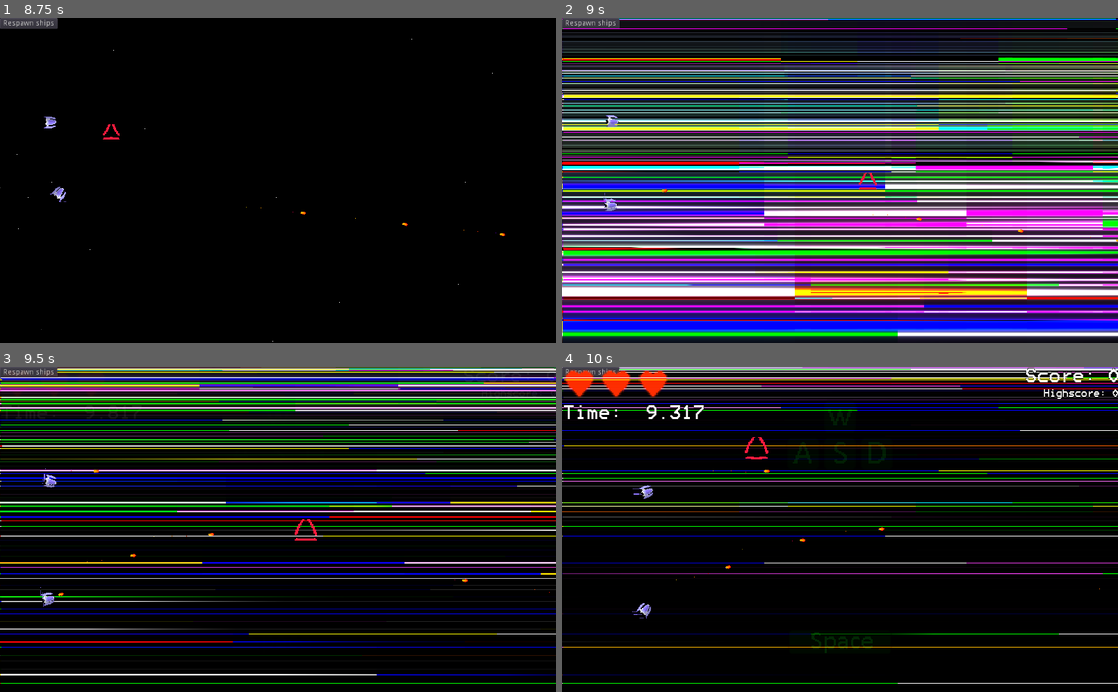
Above: before the commit, frames 1-4 (two rows, left to right).
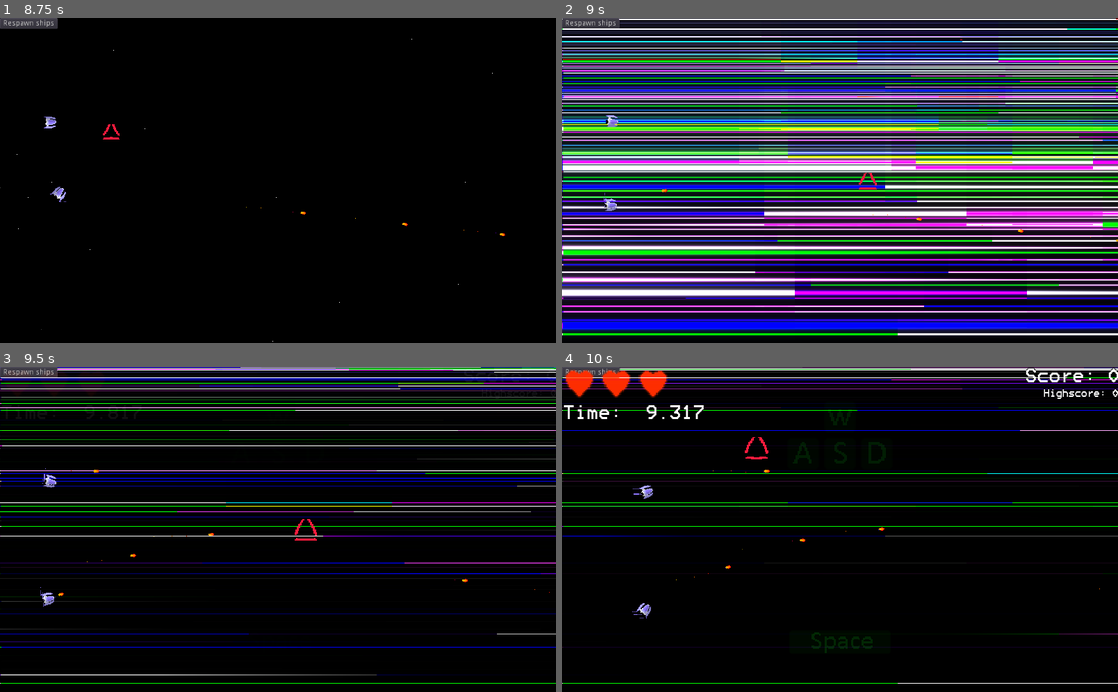
Above: after the commit, the same moments.

Repository: pigslyer/SlipspaceEscapades
Game: Godot game, scene res://GaryScenes/BiggerWorld/BiggerWorld.tscn
Two runs of this game, one before a commit and one after it. Both use one fixed random seed, a clock stepped at 60 frames per second and the inputs below. This scene is started directly instead of the project's main scene. Sound files missing from this copy of the repository are replaced by a short silence.
Inputs (mouse positions are in pixels of both pictures, inside the frame that each line leads up to):
- Up to frame 1 (8.75 s): click "Respawn ships" at 0.5 s; click "Respawn ships" at 1.25 s; click "Respawn ships" at 2 s; click "Begin" at 2.75 s; click "Begin" at 3.5 s; tap Enter (ui_accept) at 4.25, 4.52, 5.27, 6.77, 7.52, 8.27 s; move the mouse to (400, 164) at 4.27 s; hold D (move_right) 4.28-5.03 s; hold Space (shoot) 4.28-5.03 s; move the mouse to (166, 196) at 5.02 s; hold S (move_down) 5.03-5.78 s; tap Q (test_powerup) at 5.1, 6.6, 8.1 s; move the mouse to (333, 109) at 5.77 s; hold D (move_right) 5.78-6.53 s; hold Space (shoot) 5.78-6.53 s; move the mouse to (250, 245) at 6.52 s; hold W (move_up) 6.53-7.28 s; move the mouse to (444, 229) at 7.27 s; hold Space (shoot) 7.28-8.03 s; hold A (move_left) from 7.28 s (still down); move the mouse to (111, 131) at 8.02 s
- Up to frame 2 (9 s): move the mouse to (867, 180) at 8.77 s; release A (move_left) at 8.78 s; hold S (move_down) from 8.78 s (still down); hold Space (shoot) from 8.78 s (still down)
- Up to frame 3 (9.5 s): keep holding S (move_down); keep holding Space (shoot)
- Up to frame 4 (10 s): move the mouse to (756, 448) at 9.52 s; release S (move_down) at 9.53 s; release Space (shoot) at 9.53 s; hold D (move_right) from 9.53 s (still down); tap Q (test_powerup) at 9.6 s; tap Enter (ui_accept) at 9.77 s

Frame 1 is identical in both runs. In frame 2, 69% of the frame differs, in the area x 0-100%, y 0-100%; in frame 3, 24%; in frame 4, 8.6%.

Commit message:
scores, shield now dissipates when game is over, made slipstream less epilepsy inducing

Diff:
--- a/Assets/Asset Scenes/RainbowStreamBackground.tres
+++ b/Assets/Asset Scenes/RainbowStreamBackground.tres
@@ -32,7 +32,7 @@
 	vec3 color = texelFetch(streamColors, ivec2( int((Time() + uv.x * delay) * float(streamLength)) % streamLength + index * streamLength, 0), 0).rgb;
 
 	float dist = GetDistance(uv, height, delay);
-	return vec4(color, max(0.0, ((size - dist) / dist) * 0.01));
+	return vec4(color, max(0.0, ((size - dist) / dist) * 0.005));
 }
 
 void fragment()
--- a/Assets/Asset Scenes/RainbowStreamShader.gd
+++ b/Assets/Asset Scenes/RainbowStreamShader.gd
@@ -1,7 +1,8 @@
 extends Sprite
 
 const COLORS = [
-	Color.red, Color.orange, Color.yellow,
+	#Color.red, Color.orange, Color.yellow,
+	Color.blueviolet, Color.darkviolet, Color.indigo,
 	Color.green, Color.blue, Color.violet,
 	Color.green, Color.blue, Color.violet,
 	Color.green, Color.blue, Color.violet,
--- a/Assets/Asset Scenes/SlipspaceBackground.tscn
+++ b/Assets/Asset Scenes/SlipspaceBackground.tscn
@@ -74,3 +74,4 @@
 centered = false
 script = ExtResource( 5 )
 StreamLength = 10
+BaseHeight = 0.02
--- a/GaryScenes/BiggerWorld/BiggerWorld.gd
+++ b/GaryScenes/BiggerWorld/BiggerWorld.gd
@@ -52,6 +52,7 @@
 	Sounds.PlayMusic(Sounds.MUSIC.NONE);
 	Save.SetHighscore($HUD.GetScore());
 
+	get_tree().call_group("SHIELD","DestroyShield");
 	$Player.SetControlsLocked(true);
 	$Player.RotateRight(true);
 	$SlipspaceBackground.SetSlipspace(false);
@@ -84,6 +85,7 @@
 	_hasLost = true;
 	Save.SetHighscore($HUD.GetScore());
 
+	get_tree().call_group("SHIELD","DestroyShield");
 	$World.StopGameplay();
 	$HUD.Stop();
 	Sounds.PlaySound(PLAYER_DIED);
--- a/GaryScenes/PlayerHUD/PlayerHUD.gd
+++ b/GaryScenes/PlayerHUD/PlayerHUD.gd
@@ -8,6 +8,7 @@
 onready var tutorial: Control = get_node("%Tutorial");
 
 func Start(timerTime: float):
+	Global.HUD = self;
 	StartTimer(timerTime);
 	ResetScore();
 	OnPlayerHealthChanged(3,0);
--- a/Scenes/Asteroids/BigAsteroid.tscn
+++ b/Scenes/Asteroids/BigAsteroid.tscn
@@ -16,6 +16,8 @@
 
 [node name="AsteroidModel" parent="." instance=ExtResource( 1 )]
 scale = Vector2( 5, 5 )
+iframeFlashLength = 0.1
+iframeLength = 0.3
 
 [node name="VisibilityNotifier2D" type="VisibilityNotifier2D" parent="."]
 
--- a/Scenes/Powerups/Shield.tscn
+++ b/Scenes/Powerups/Shield.tscn
@@ -7,7 +7,7 @@
 [sub_resource type="CircleShape2D" id=1]
 radius = 50.0
 
-[node name="Shield" type="Area2D"]
+[node name="Shield" type="Area2D" groups=["SHIELD"]]
 collision_layer = 0
 collision_mask = 0
 script = ExtResource( 2 )
--- a/Scripts/Asteroids/BigAsteroid.gd
+++ b/Scripts/Asteroids/BigAsteroid.gd
@@ -54,6 +54,8 @@
 
 			$AsteroidModel.AsteroidDestroyedDropsPowerup();
 			yield($AsteroidModel,"OnDestroyed");
+
+			Global.AddScore(Global.BIG_ASTEROID_SCORE, global_position);
 			queue_free();
 		else:
 			var diff = global_position - entity.global_position;
--- a/Scripts/Asteroids/SmallAsteroid.gd
+++ b/Scripts/Asteroids/SmallAsteroid.gd
@@ -61,6 +61,7 @@
 				$AsteroidModel.AsteroidDestroyed();
 				yield($AsteroidModel,"OnDestroyed");
 
+			Global.AddScore(Global.SMALL_ASTEROID_SCORE, global_position);
 			queue_free();
 		else:
 			$AsteroidModel.AsteroidHit();
--- a/Scripts/Enemies/Enemies.gd
+++ b/Scripts/Enemies/Enemies.gd
@@ -28,7 +28,7 @@
 	100,
 	250,
 	500,
-	3000,
+	-1,
 	500,
 ];
 
--- a/Scripts/Global.gd
+++ b/Scripts/Global.gd
@@ -1,5 +1,15 @@
 extends Node
 
+const BIG_ASTEROID_SCORE = 1000;
+const SMALL_ASTEROID_SCORE = 100;
+const BIG_BOY_SCORE = 5000;
+const POWERUP_SCORE = 1000;
+
+var HUD;
+
+func AddScore(amount: int, pos: Vector2 = Vector2(-1,-1)):
+	if (HUD != null):
+		HUD.OnScoreGained(amount, pos);
 
 func _ready():
 	VisualServer.set_default_clear_color(Color.black);
--- a/Scripts/Powerups/PowerupIcon.gd
+++ b/Scripts/Powerups/PowerupIcon.gd
@@ -26,4 +26,5 @@
 	player.get_parent().add_powerup(powerup_type);
 	$PowerupIcons.Disappear();
 	yield($PowerupIcons,"OnAnimationFinished");
+	Global.AddScore(Global.POWERUP_SCORE, global_position);
 	queue_free();
--- a/Scripts/Powerups/Shield.gd
+++ b/Scripts/Powerups/Shield.gd
@@ -35,8 +35,15 @@
 		_updateShaderTear();
 		pussy_timer.start();
 		growing = false;
+
 		if(hp <= 0):
 			queue_free();
+
+func DestroyShield():
+	hp = 0;
+	_updateShaderTear();
+	yield(get_tree().create_timer($PussyTimer.wait_time + 0.1), "timeout");
+	queue_free();
 
 func _updateShaderTear():
 	create_tween().tween_method(
